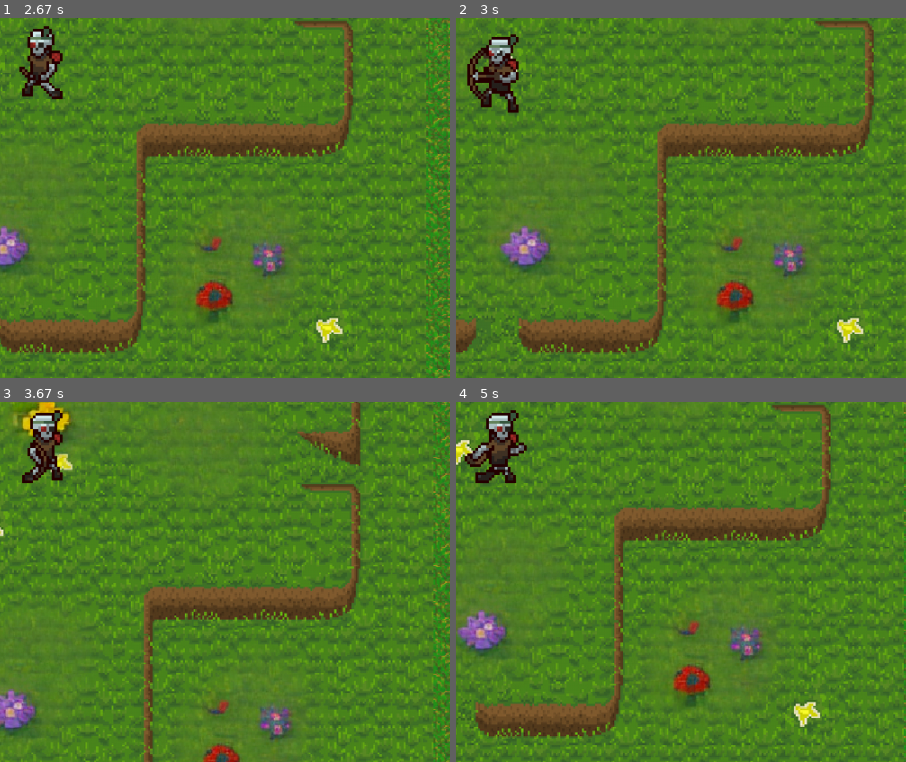
Above: before the commit, frames 1-4 (two rows, left to right).
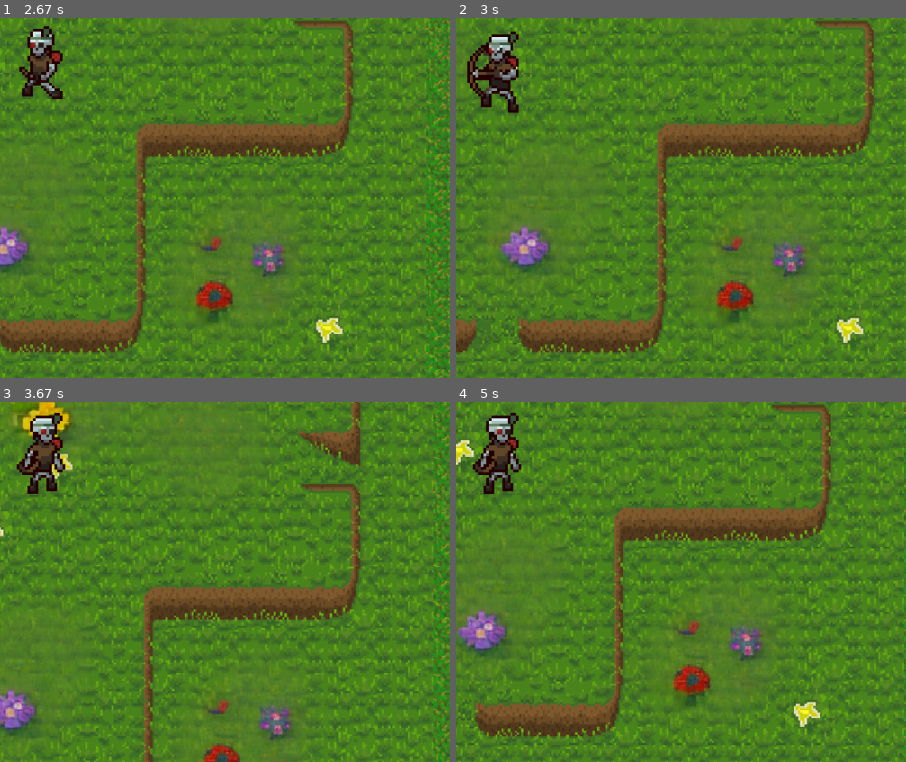
Above: after the commit, the same moments.

Repository: sunwindsss/Pygame-Projekts
Game: pygame game, started from entry.py
The game is run twice, just before and just after one commit, with the same random seed, the same clock (stepped at 60 frames per second) and the same inputs.
Inputs:
- Up to frame 1 (2.67 s): hold D 0.33-0.8 s; hold W 0.83-1.13 s; tap Space at 0.9, 1.23, 1.53, 1.73, 2.03, 2.3, 2.63 s; hold D 1.17-1.63 s; hold A 1.67-2.2 s; hold S 2.23-2.53 s; hold A from 2.57 s (still down)
- Up to frame 2 (3 s): tap Space at 2.93 s; release A at 2.97 s
- Up to frame 3 (3.67 s): hold W 3-3.37 s; tap Space at 3.07, 3.47 s; hold D from 3.4 s (still down)
- Up to frame 4 (5 s): tap Space at 3.77, 4.13, 4.53, 4.83 s; release D at 4.03 s; hold S 4.07-4.43 s; hold A 4.47-4.93 s; hold D from 4.97 s (still down)
The pictures show only the part of the screen within x 45-95%, y 44-94%; the shares and areas given below are measured in that part.

Frame 1 is identical in both runs. In frame 2, 1.0% of the frame differs, in the area x 2-14%, y 3-23%; in frame 3, 1.3%; in frame 4, 1.5%, in the area x 1-16%, y 2-26%.

Commit message:
shooting is ready

Diff:
--- /dev/null
+++ b/animations.py
@@ -0,0 +1,100 @@
+import pygame
+import spritesheet
+
+pygame.init()
+
+SCREEN_WIDTH = 500
+SCREEN_HEIGHT = 500
+
+screen = pygame.display.set_mode((SCREEN_WIDTH, SCREEN_HEIGHT))
+pygame.display.set_caption('Animation test')
+
+sprite_sheet_image = pygame.image.load('images/player.png').convert_alpha()
+sprite_sheet = spritesheet.SpriteSheet(sprite_sheet_image)
+
+BG = (50, 50, 50)
+BLACK = (0, 0, 0)
+
+animation_list = []
+animation_steps = [6, 6, 6, 6, 6, 6, 6, 6, 6, 6, 6, 6]
+last_update = pygame.time.get_ticks() # Controls animation speed
+animation_cooldown = 150
+action = 4 # Animation that will be set as default when game starts
+frame = 0
+step_counter = 0 # Each step is one frame in the animation
+animation_completed = False
+last_lift_up = pygame.K_s
+
+# Splits the spritesheet into frames
+for animation in animation_steps:
+    temp_img_list = []
+    for _ in range(animation):
+        temp_img_list.append(sprite_sheet.get_image(step_counter, 48, 48, 3, BLACK))
+        step_counter += 1
+    animation_list.append(temp_img_list)
+
+run = True
+while run:
+
+    screen.fill(BG)
+
+    current_time = pygame.time.get_ticks()
+
+    inputs_space = 0
+
+    if current_time - last_update >= animation_cooldown:
+        if not animation_completed:
+            frame += 1
+            last_update = current_time
+            if frame >= len(animation_list[action]):
+                frame = 0
+                animation_completed = True
+
+    screen.blit(animation_list[action][frame], (178, 178))
+
+    keys = pygame.key.get_pressed()
+
+    if keys[pygame.K_s]:
+        action = 0
+        animation_completed = False
+    if keys[pygame.K_d]:
+        action = 2
+        animation_completed = False
+    if keys[pygame.K_a]:
+        action = 1
+        animation_completed = False
+    if keys[pygame.K_w]:
+        action = 3
+        animation_completed = False
+
+    if sum(keys) == 0 and last_lift_up != pygame.K_SPACE:
+        animation_completed = False
+        if last_lift_up == pygame.K_w:
+            action = 7
+        elif last_lift_up == pygame.K_s:
+            action = 4
+        elif last_lift_up == pygame.K_a:
+            action = 5
+        elif last_lift_up == pygame.K_d:
+            action = 6
+
+    if keys[pygame.K_SPACE] and not keys[pygame.K_w] and not keys[pygame.K_s] and not keys[pygame.K_a] and not keys[pygame.K_d]:
+        animation_completed = False
+        if last_lift_up == pygame.K_w:
+            action = 11
+        elif last_lift_up == pygame.K_s:
+            action = 8
+        elif last_lift_up == pygame.K_a:
+            action = 9
+        elif last_lift_up == pygame.K_d:
+            action = 10
+
+    for event in pygame.event.get():
+        if event.type == pygame.QUIT:
+            run = False
+        elif event.type == pygame.KEYUP:
+            last_lift_up = event.key
+
+    pygame.display.update()
+
+pygame.quit()
--- a/entry.py
+++ b/entry.py
@@ -100,7 +100,7 @@
     based on the number of steps in each animation.
     Extracts images from the sprite sheet for each animation sequence.
     """
-    global animation_list, action, frame, step_counter, last_update, animation_cooldown, last_lift_up
+    global animation_list, action, frame, step_counter, last_update, animation_cooldown, last_lift_up, animation_completed
     animation_list = []
     animation_steps = [6, 6, 6, 6, 6, 6, 6, 6, 6, 6, 6, 6]
     last_update = pygame.time.get_ticks() # Controls animation speed
@@ -108,7 +108,8 @@
     action = 4 # Animation that will be set as default when game starts
     frame = 0
     step_counter = 0 # Each step is one frame in the animation
-    last_lift_up = None
+    last_lift_up = pygame.K_s
+    animation_completed = False
 
     # Splits the spritesheet into frames
     for animation in animation_steps:
@@ -156,13 +157,17 @@
     Ensures that the animation frames cycle through the available frames for
     the current action. The animation updates are synchronized with the game's time.
     """
-    global frame, last_update, animation_cooldown, action
+    global frame, last_update, animation_cooldown, animation_completed
+
     current_time = pygame.time.get_ticks()
+
     if current_time - last_update >= animation_cooldown:
-        frame += 1
-        last_update = current_time
-        if frame >= len(animation_list[action]):
-            frame = 0
+        if not animation_completed:
+            frame += 1
+            last_update = current_time
+            if frame >= len(animation_list[action]):
+                frame = 0
+                animation_completed = True
 
 def move_icon():
     """
@@ -173,7 +178,7 @@
     adjusting the speed for diagonal or linear movement.
     Determines the appropriate animation sequence to use based on the direction of movement.
     """
-    global icon_x, icon_y, action, frame
+    global icon_x, icon_y, action, frame, animation_completed
     keys = pygame.key.get_pressed()
 
     # Adjust speed based on linear or diagonal movement
@@ -186,17 +191,22 @@
     if keys[pygame.K_s]:
         icon_y += speed
         action = 0
+        animation_completed = False
     if keys[pygame.K_d]:
         icon_x += speed
         action = 2
+        animation_completed = False
     if keys[pygame.K_a]:
         icon_x -= speed
         action = 1
+        animation_completed = False
     if keys[pygame.K_w]:
         icon_y -= speed
         action = 3
-
-    if sum(keys) == 0:
+        animation_completed = False
+
+    if sum(keys) == 0 and last_lift_up != pygame.K_SPACE:
+        animation_completed = False
         if last_lift_up == pygame.K_w:
             action = 7
         elif last_lift_up == pygame.K_s:
@@ -207,7 +217,7 @@
             action = 6
 
     if keys[pygame.K_SPACE] and not keys[pygame.K_w] and not keys[pygame.K_s] and not keys[pygame.K_a] and not keys[pygame.K_d]:
-        frame = 0
+        animation_completed = False
         if last_lift_up == pygame.K_w:
             action = 11
         elif last_lift_up == pygame.K_s:
@@ -302,7 +312,6 @@
         calculate_camera_offset()
         draw_elements()
         draw_fps_counter()
-
         pygame.display.update()
         clock.tick(FPS)
 
